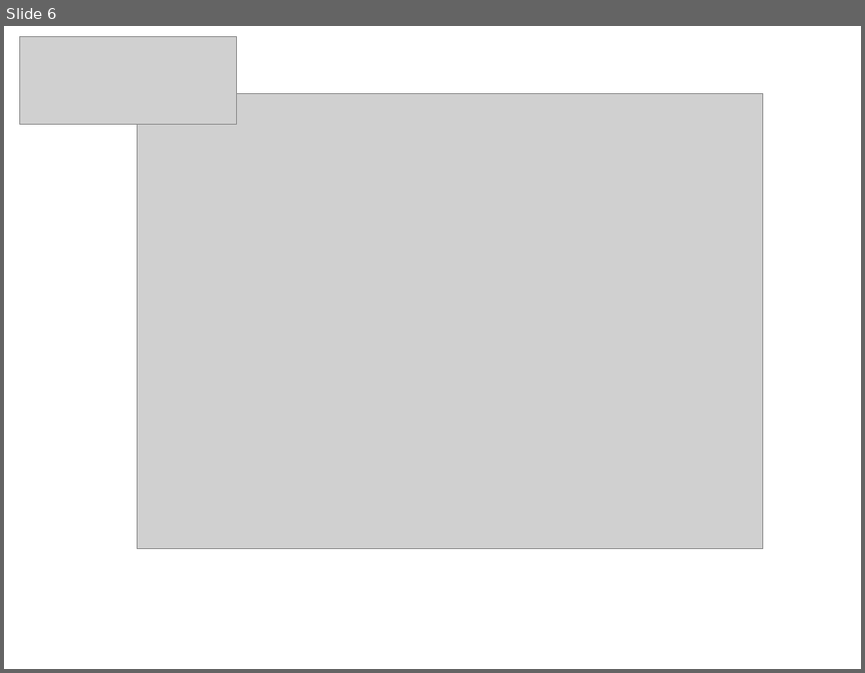
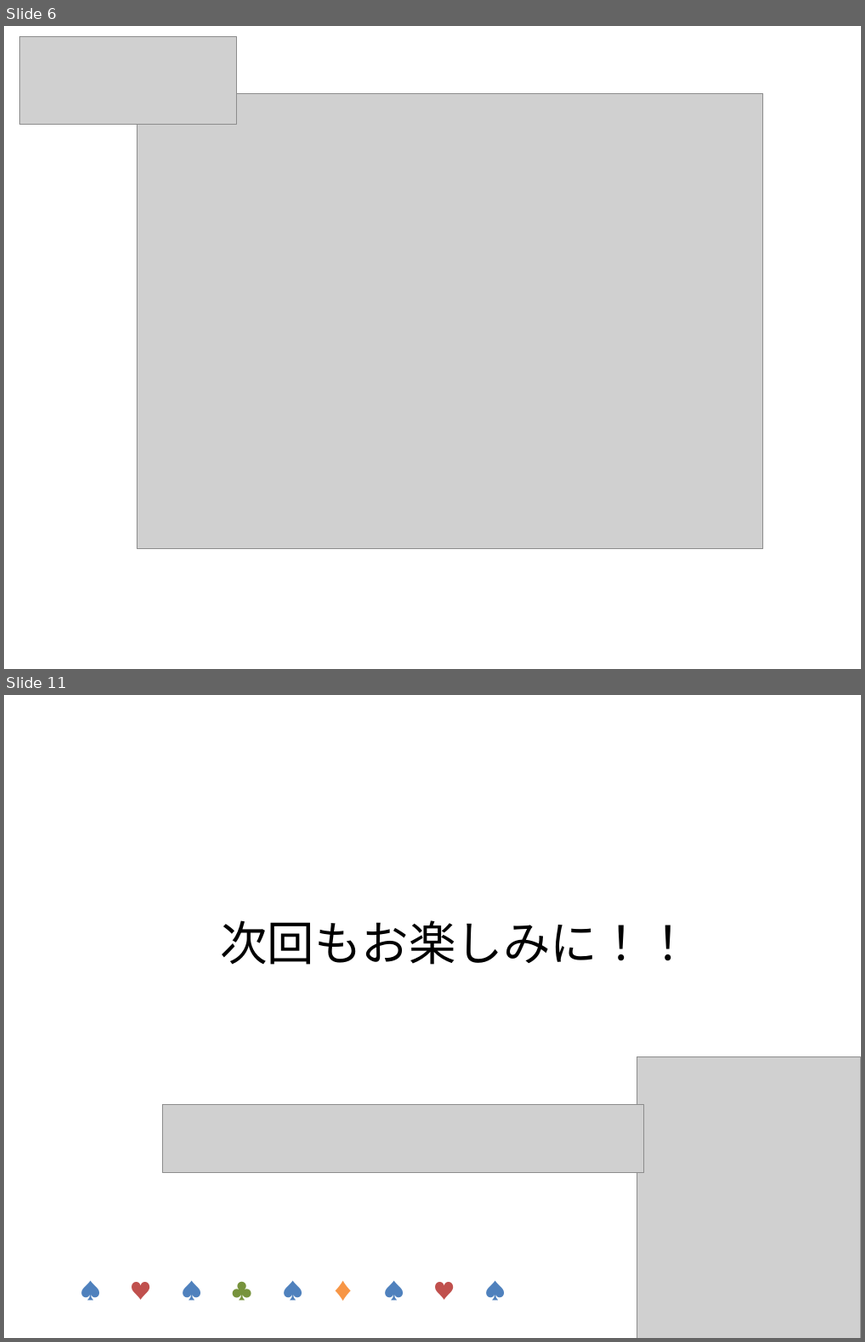
Before and after one commit to sho1003/aoyama, a slide deck: プランナー/壬生/Admise第一回制作発表プレゼン.pptx. Shown one above the other, each under a label of ours: slide 6 before the commit, slides 6 and 11 after it; the slides between them are not shown. The pictures are 865x673 and 865x1342 pixels, drawn with LibreOffice and Linux fonts; fonts in the diff are those of the drawing; grey boxes stand for pictures. Boxes give left, top, right and bottom in pixels: in the first picture for what was removed or moved away, otherwise in the second. Text is boxed around its words. In the diff, an @@ line names an element or a change of style, - is before the commit and + after.

```diff
--- a/プランナー/壬生/Admise第一回制作発表プレゼン.pptx
+++ b/プランナー/壬生/Admise第一回制作発表プレゼン.pptx
@@ slide 11 added at (4,695,861,1338), background #FFFFFF @@
@@ title added at (221,920,692,964), 39.6 pt, text #000000 @@
+次回もお楽しみに！！
@@ picture added at (637,1056,861,1338) @@
@@ picture added at (162,1104,643,1172) @@
@@ text added at (71,1272,109,1307), 18 pt, text #4F81BD @@
+♠
@@ text added at (121,1272,160,1307), 18 pt, text #C0504D @@
+♥
@@ text added at (172,1272,211,1307), 18 pt, text #4F81BD @@
+♠
@@ text added at (222,1272,261,1307), 18 pt, text #77933C @@
+♣
@@ text added at (274,1272,313,1307), 18 pt, text #4F81BD @@
+♠
@@ text added at (324,1272,363,1307), 18 pt, text #F79646 @@
+♦
@@ text added at (375,1272,414,1307), 18 pt, text #4F81BD @@
+♠
@@ text added at (426,1272,464,1307), 18 pt, text #C0504D @@
+♥
@@ text added at (476,1272,515,1307), 18 pt, text #4F81BD @@
+♠
```
Also in this commit, not shown: 1 slide changed, 4 other slides added, 1 other file.
